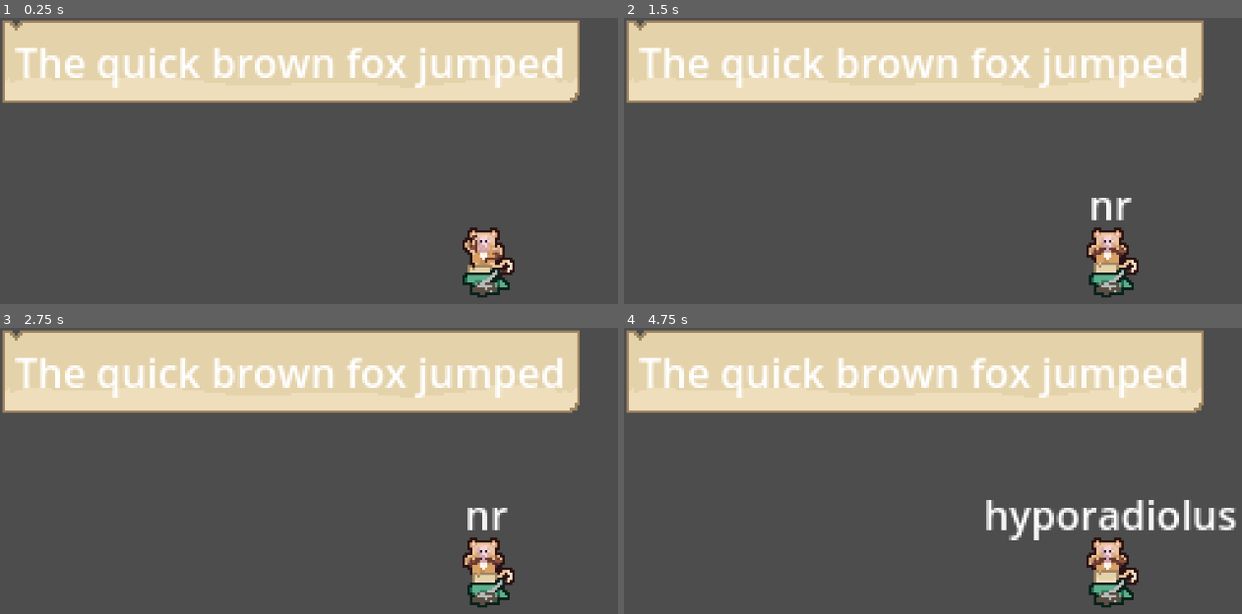
Above: before the commit, frames 1-4 (two rows, left to right).
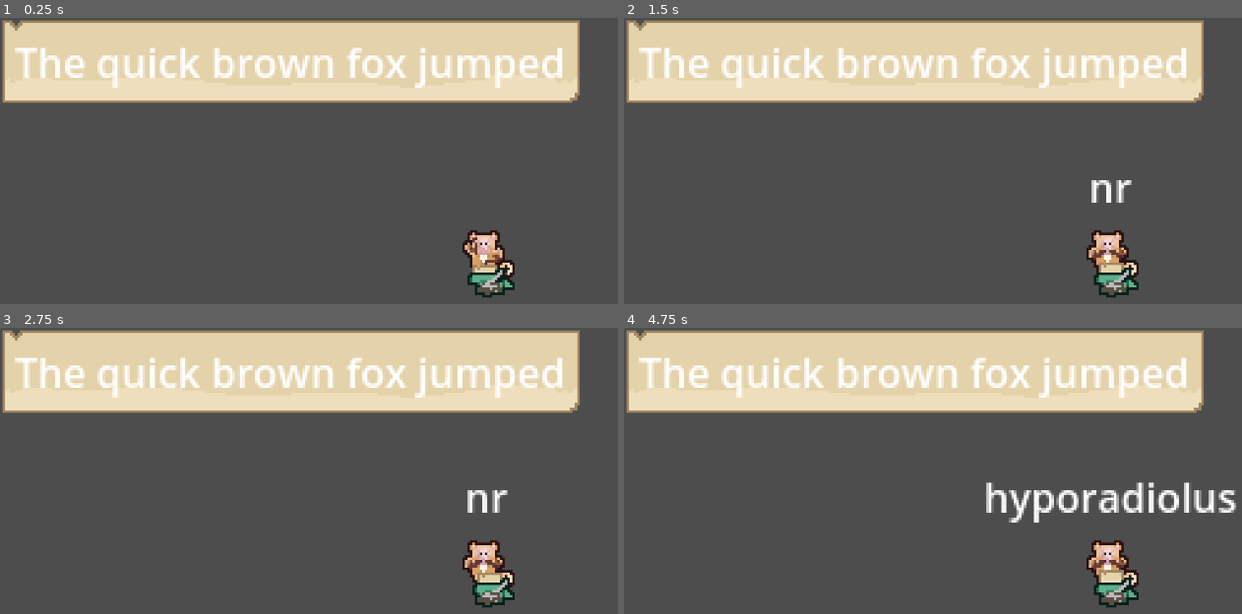
Above: after the commit, the same moments.

Repository: levienk/GMTK-Game-Jam-2024
Game: Godot game, scene res://game.tscn
Same seed, same stepped clock (60 frames per second), same inputs: the game is played once before the commit and once after it.
Inputs:
- Up to frame 1 (0.25 s): no input
- Up to frame 2 (1.5 s): no input
- Up to frame 3 (2.75 s): no input
- Up to frame 4 (4.75 s): no input

The runs differ from the first frame. In frame 1, 1.0% of the frame differs, in the area x 74-84%, y 73-98%; in frame 2, 1.4%; in frame 3, 1.4%; in frame 4, 4.5%, in the area x 58-100%, y 53-98%.

Commit message:
Update sprite positions

Diff:
--- a/monkey.tscn
+++ b/monkey.tscn
@@ -862,22 +862,22 @@
 [node name="Label" type="Label" parent="."]
 z_index = 6
 offset_left = -68.0
-offset_top = -49.0
+offset_top = -56.0
 offset_right = 68.0
-offset_bottom = -26.0
+offset_bottom = -33.0
 horizontal_alignment = 1
 vertical_alignment = 1
 
 [node name="WordDictionary" parent="." instance=ExtResource("2_bikho")]
 
 [node name="AnimatedMonkey" type="AnimatedSprite2D" parent="."]
-position = Vector2(0, -18)
+position = Vector2(0, -17)
 sprite_frames = SubResource("SpriteFrames_iaowo")
 animation = &"monkey1_typing_1_2"
 autoplay = "monkey1_typing_1_2"
 
 [node name="AnimatedTypewriter" type="AnimatedSprite2D" parent="AnimatedMonkey"]
-position = Vector2(-2, 8)
+position = Vector2(0, 7)
 sprite_frames = SubResource("SpriteFrames_j5pbs")
 autoplay = "default"
 frame_progress = 0.109411
